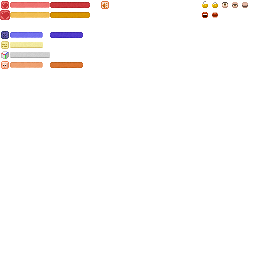
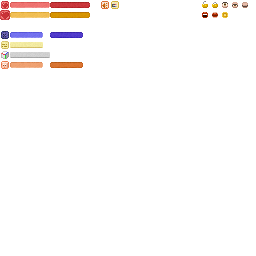
Layers edited between the first and the second 256px x 256px image:
added layer "食物槽" above "吸引" over box(222, 12, 228, 18)
added layer "吸引" above "闭嘴" over box(111, 1, 119, 9)
